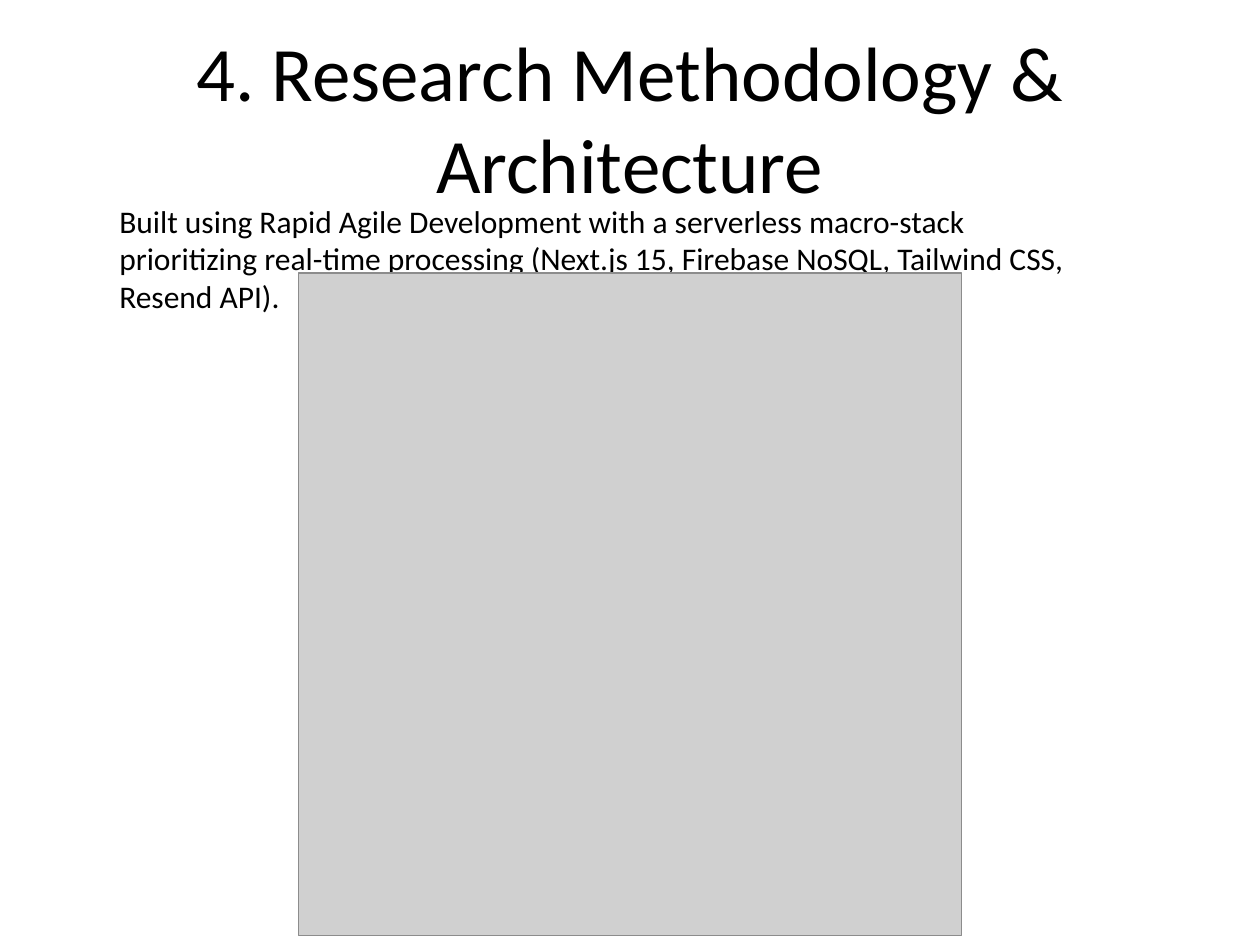
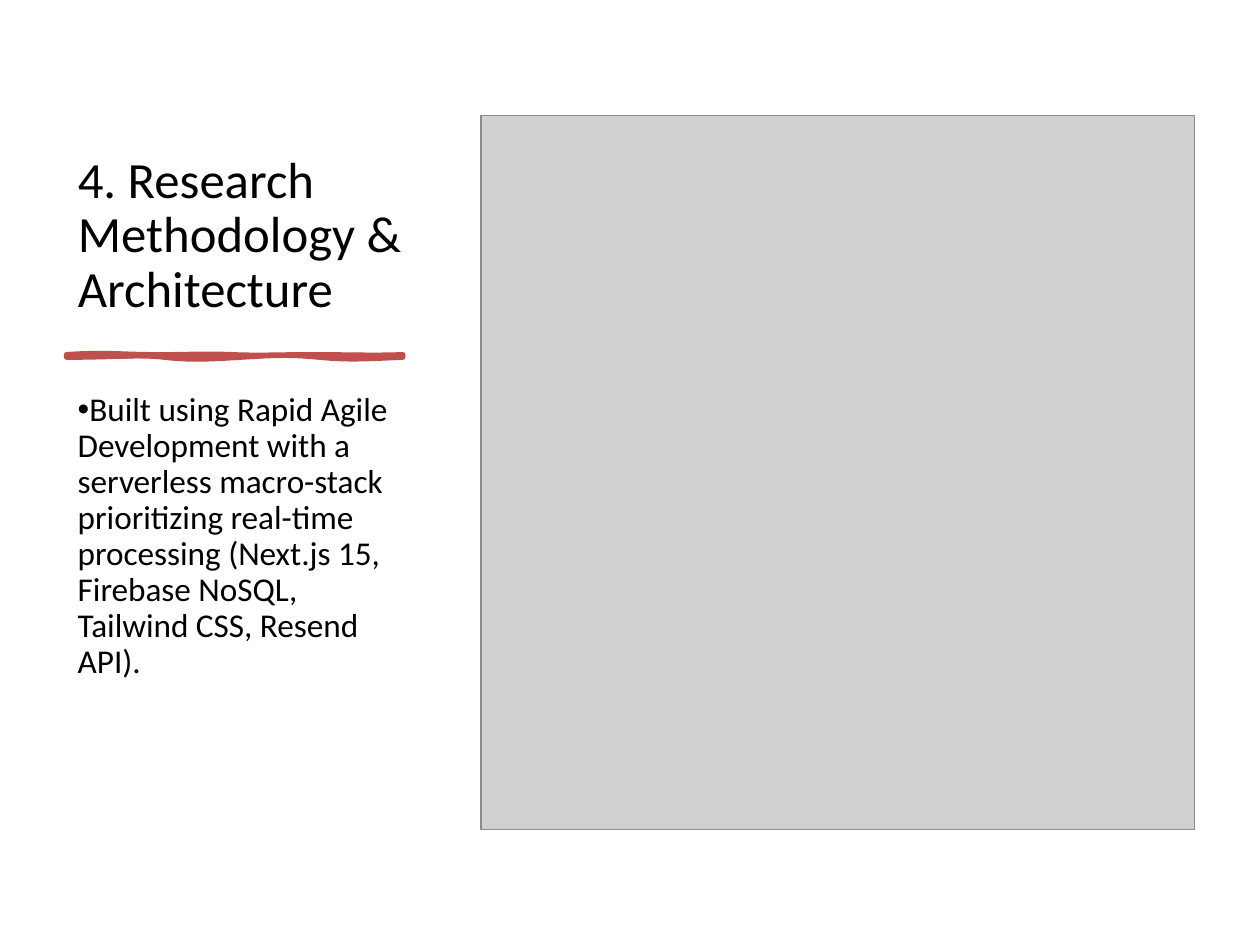
Before and after one commit to pashaarshad/smart-em, a slide deck: slide 6 of SHRESHTA_Presentation_Slides_v2.pptx. Drawn at 1260x945 pixels with LibreOffice and Linux fonts; fonts in the diff are those of the drawing; grey boxes stand for pictures. Boxes give left, top, right and bottom in pixels: in the first picture for what was removed or moved away, otherwise in the second. Text is boxed around its words. In the diff, an @@ line names an element or a change of style, - is before the commit and + after.

```diff
--- a/SHRESHTA_Presentation_Slides_v2.pptx
+++ b/SHRESHTA_Presentation_Slides_v2.pptx
@@ title "4. Research Methodology & Architecture": place and size @@
-title "4. Research Methodology & Architecture" at [196,47,993,194]
+title "4. Research Methodology & Architecture" at [78,162,355,308]
@@ title "4. Research Methodology & Architecture" at [78,162,355,308]: size 44 to 29 pt; alignment centre to left; line spacing 1 to 0.9; vertical alignment middle to bottom @@
@@ picture added at [481,116,1194,829] @@
@@ picture removed at [299,273,961,936] @@
@@ freeform shape added at [67,354,403,357], fill #C0504D, outline #C0504D 3 pt @@
@@ text "Built using Rapid Agile Development ...": place and size @@
-text "Built using Rapid Agile Development ..." at [119,211,1063,312]
+text "Built using Rapid Agile Development ..." at [78,398,388,678]
@@ text "Built using Rapid Agile Development ..." at [78,398,388,678]: size 18 to 19 pt; bullet none to •; line spacing 1 to 0.9; more space between paragraphs @@
```
Also in this commit, not shown: 2 other slides changed, 5 other files.
